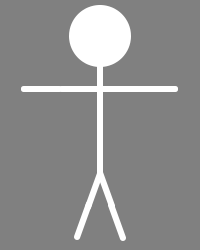
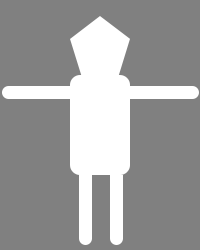
Revision of a layered 200 x 250 image; what changed, layer by layer:
moved "head" (1st of 2, in "Group 1") into group "Group 1" over left=69, top=5, right=131, bottom=67
moved "lower arm right" into group "Group 1" over left=175, top=86, right=178, bottom=92
moved "lower arm left" into group "Group 1" over left=21, top=86, right=61, bottom=92
moved "upper leg right" into group "Group 1" over left=85, top=171, right=103, bottom=210
moved "lower leg right" into group "Group 1" over left=74, top=201, right=92, bottom=240
moved "upper leg left" into group "Group 1" over left=97, top=170, right=115, bottom=209
moved "lower leg left" into group "Group 1" over left=108, top=202, right=126, bottom=241
added group "Player" with 6 layers over left=2, top=16, right=199, bottom=245
added layer "head" (2nd of 2, in "Player") in group "Player" over left=70, top=16, right=130, bottom=76
added layer "body" (2nd of 2, in "Player") in group "Player" over left=70, top=75, right=130, bottom=175
added layer "right arm" in group "Player" over left=129, top=86, right=199, bottom=99
added layer "left arm" in group "Player" over left=2, top=86, right=72, bottom=99
added layer "right leg" in group "Player" over left=110, top=175, right=123, bottom=245
added layer "left leg" in group "Player" over left=79, top=175, right=92, bottom=245
